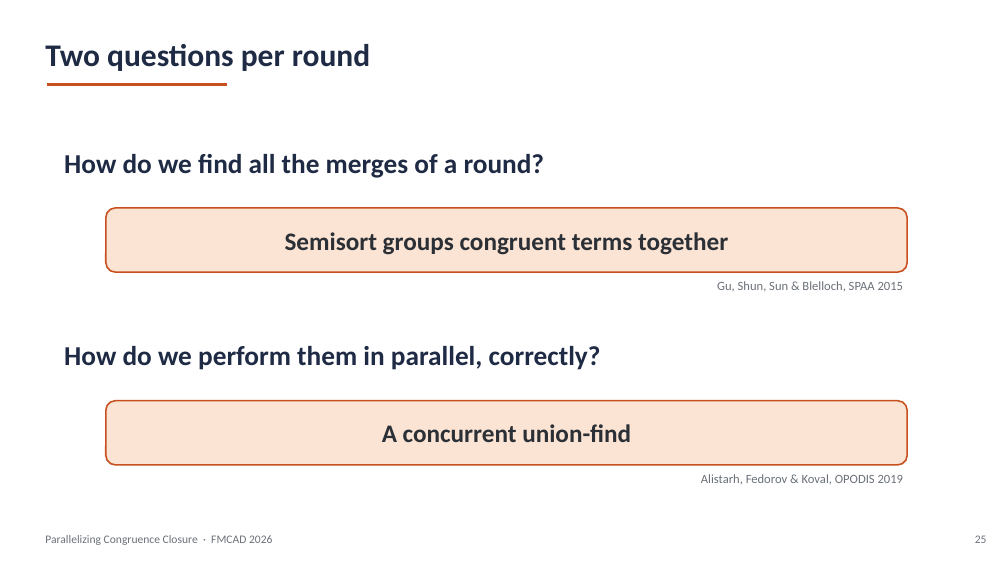
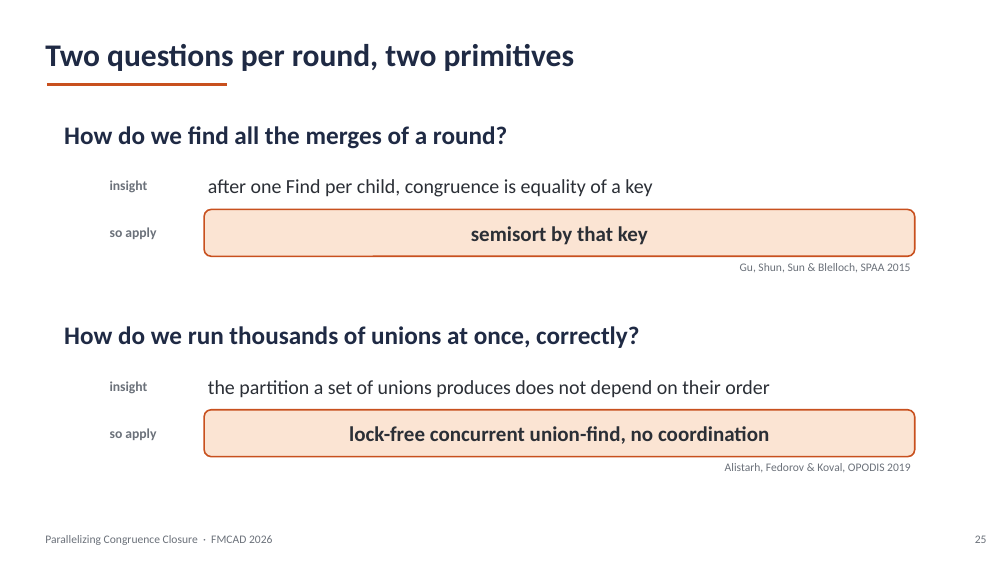
Before and after one commit to amarshah1/parallelcc-paper, a slide deck: slide 25 of slides/parallelcc-part1.pptx. Drawn at 1008x567 pixels with LibreOffice and Linux fonts; fonts in the diff are those of the drawing. Boxes give left, top, right and bottom in pixels: in the first picture for what was removed or moved away, otherwise in the second. Text is boxed around its words. In the diff, an @@ line names an element or a change of style, - is before the commit and + after.

```diff
--- a/slides/parallelcc-part1.pptx
+++ b/slides/parallelcc-part1.pptx
@@ text at (45,44,574,71): text changed @@
-Two questions per round
+Two questions per round, two primitives
@@ text "How do we find all ...": place and size @@
-text "How do we find all ..." at (64,154,545,178)
+text "How do we find all ..." at (64,126,507,149)
@@ text "How do we find all ..." at (64,126,507,149): size 26 to 24 pt @@
@@ text added at (208,179,652,197), 19 pt, text #2B2F36 @@
+after one Find per child, congruence is equality of a key
@@ rounded rectangle removed at (106,208,907,272) @@
-Semisort groups congruent terms together
@@ text added at (110,180,148,192), 13 pt, text #6B717A, bold @@
+insight
@@ rounded rectangle added at (204,209,915,256), fill #FBE4D3, outline #C8501E 1.5 pt, 20 pt, text #2B2F36, bold @@
+semisort by that key
@@ text added at (110,227,156,239), 13 pt, text #6B717A, bold @@
+so apply
@@ text "Gu, Shun, Sun & Blelloch, ..." at (740,263,910,272): size 12 to 11 pt @@
@@ text "Gu, Shun, Sun & Blelloch, ...": place and size @@
-text "Gu, Shun, Sun & Blelloch, ..." at (717,281,904,292)
+text "Gu, Shun, Sun & Blelloch, ..." at (740,263,910,272)
@@ text at (64,326,639,348): text changed; size 26 to 24 pt @@
-How do we perform them in parallel, correctly?
+How do we run thousands of unions at once, correctly?
@@ text added at (110,381,148,393), 13 pt, text #6B717A, bold @@
+insight
@@ text added at (208,380,769,398), 19 pt, text #2B2F36 @@
+the partition a set of unions produces does not depend on their order
@@ rounded rectangle "lock-free concurrent union-find, no coordination": place and size @@
-rounded rectangle "lock-free concurrent union-find, no coordination" at (106,401,907,465)
+rounded rectangle "lock-free concurrent union-find, no coordination" at (204,410,915,457)
@@ text added at (110,428,156,440), 13 pt, text #6B717A, bold @@
+so apply
@@ text in rounded rectangle at (349,426,769,444): text changed; size 24 to 20 pt @@
-A concurrent union-find
+lock-free concurrent union-find, no coordination
@@ text "Alistarh, Fedorov & Koval, OPODIS ...": place and size @@
-text "Alistarh, Fedorov & Koval, OPODIS ..." at (701,474,904,484)
+text "Alistarh, Fedorov & Koval, OPODIS ..." at (725,463,910,472)
@@ text "Alistarh, Fedorov & Koval, OPODIS ..." at (725,463,910,472): size 12 to 11 pt @@
```
Also in this commit, not shown: 23 other slides changed, 3 slides removed, 1 other file.
